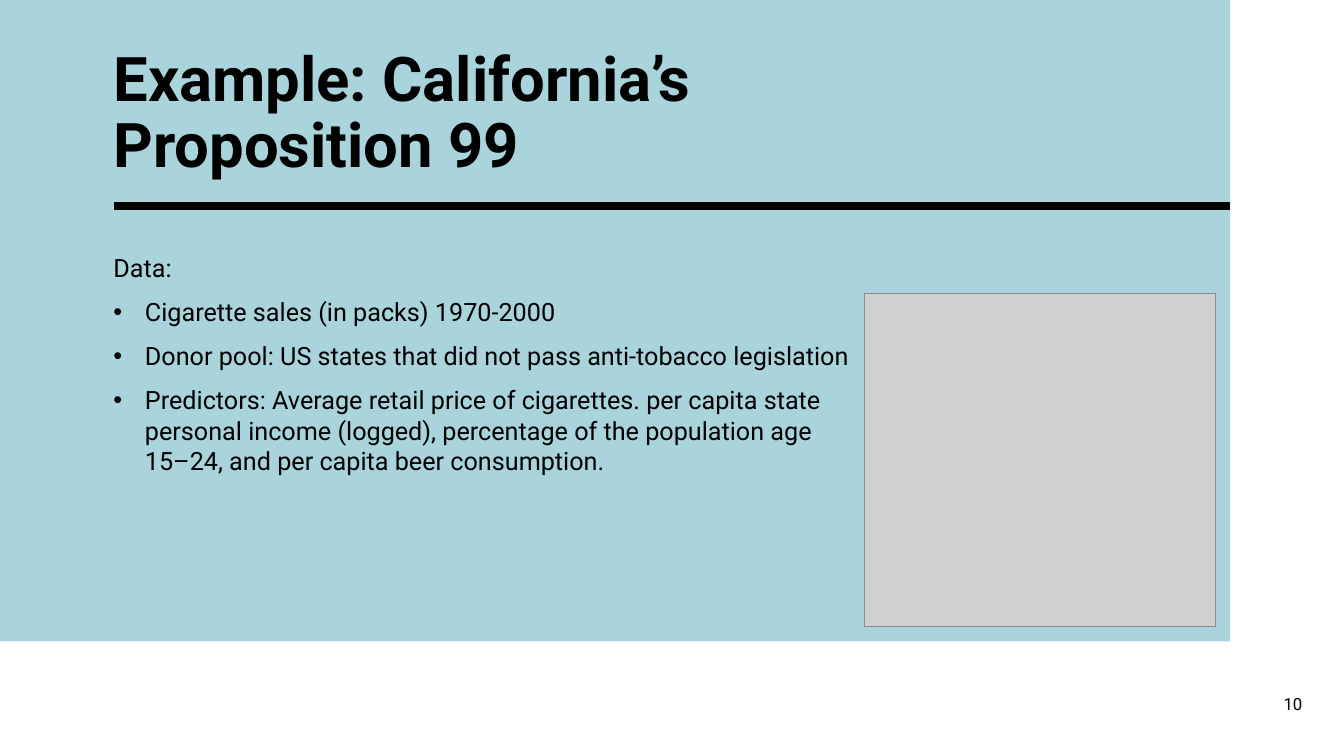
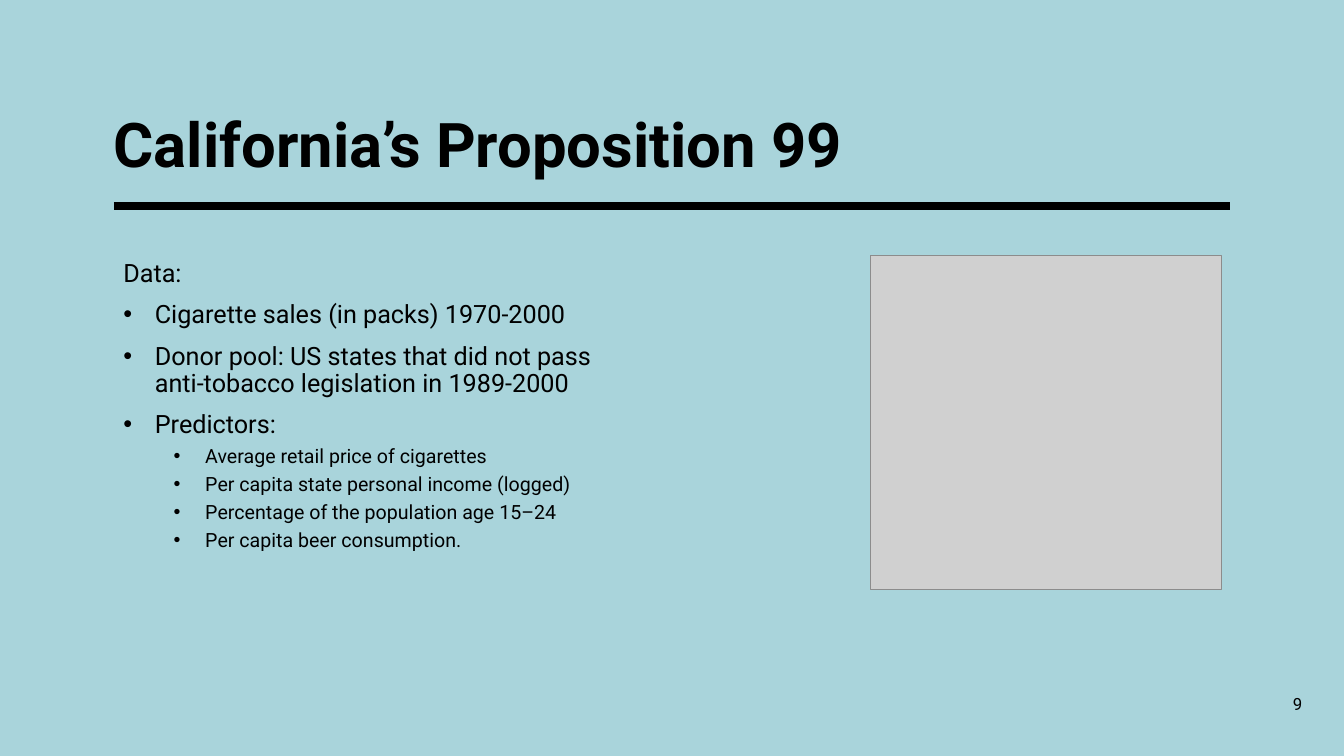
Before and after one commit to francescogranella/francescogranella.github.io, a slide deck: slide 9 of SCM.pptx (slide 10 before the commit). Drawn at 1344x756 pixels with LibreOffice and Linux fonts; fonts in the diff are those of the drawing; grey boxes stand for pictures. Boxes give left, top, right and bottom in pixels: in the first picture for what was removed or moved away, otherwise in the second. Text is boxed around its words. In the diff, an @@ line names an element or a change of style, - is before the commit and + after.

```diff
--- a/SCM.pptx
+++ b/SCM.pptx
@@ background #FFFFFF to #A9D4DB @@
@@ rectangle removed at (x1=0, y1=0, x2=1230, y2=641) @@
@@ title at (x1=113, y1=120, x2=842, y2=180): text changed @@
-Example: California’s Proposition 99
+California’s Proposition 99
@@ text at (x1=123, y1=264, x2=565, y2=329): indent changed; line spacing 1 to 0.9 @@
@@ picture moved from (x1=865, y1=293, x2=1216, y2=627) to (x1=870, y1=256, x2=1221, y2=590) @@
@@ text at (x1=155, y1=346, x2=591, y2=551): text changed; size 18 to 14 pt @@
-• Donor pool: US states that did not pass anti-tobacco legislation
-• Predictors: Average retail price of cigarettes. per capita state personal income (logged), percentage of the population age 15–24, and per capita beer consumption.
+• Donor pool: US states that did not pass anti-tobacco legislation in 1989-2000
+• Predictors:
+  • Average retail price of cigarettes
+  • Per capita state personal income (logged)
+  • Percentage of the population age 15–24
+  • Per capita beer consumption.
@@ page number at (x1=1293, y1=698, x2=1302, y2=710): text changed @@
-10
+9
```
Also in this commit, not shown: 19 other slides changed, 3 slides added, 1 slide removed.
